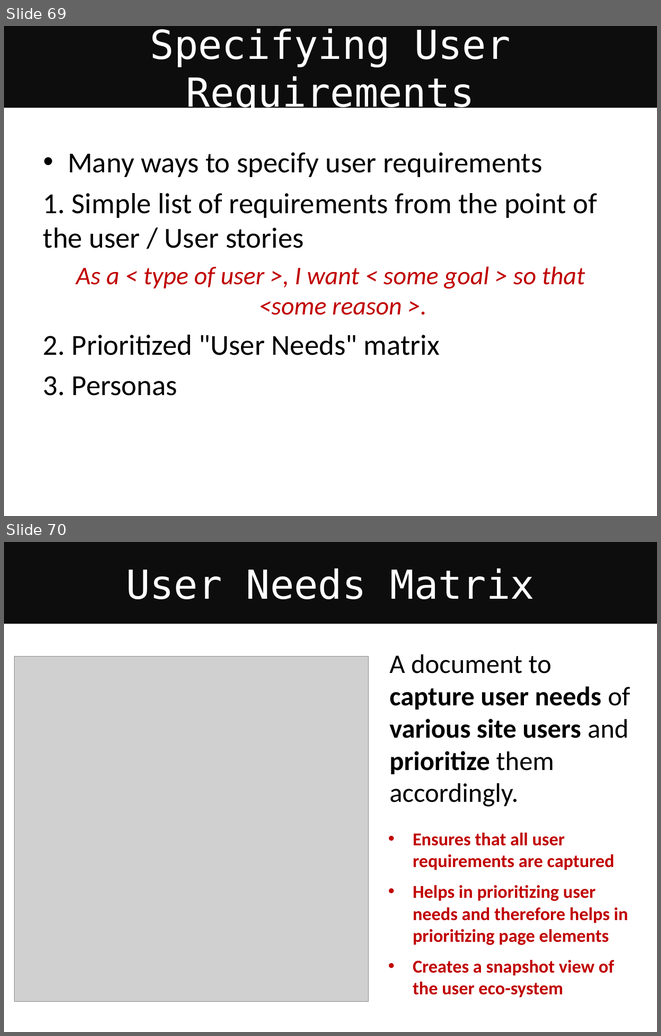
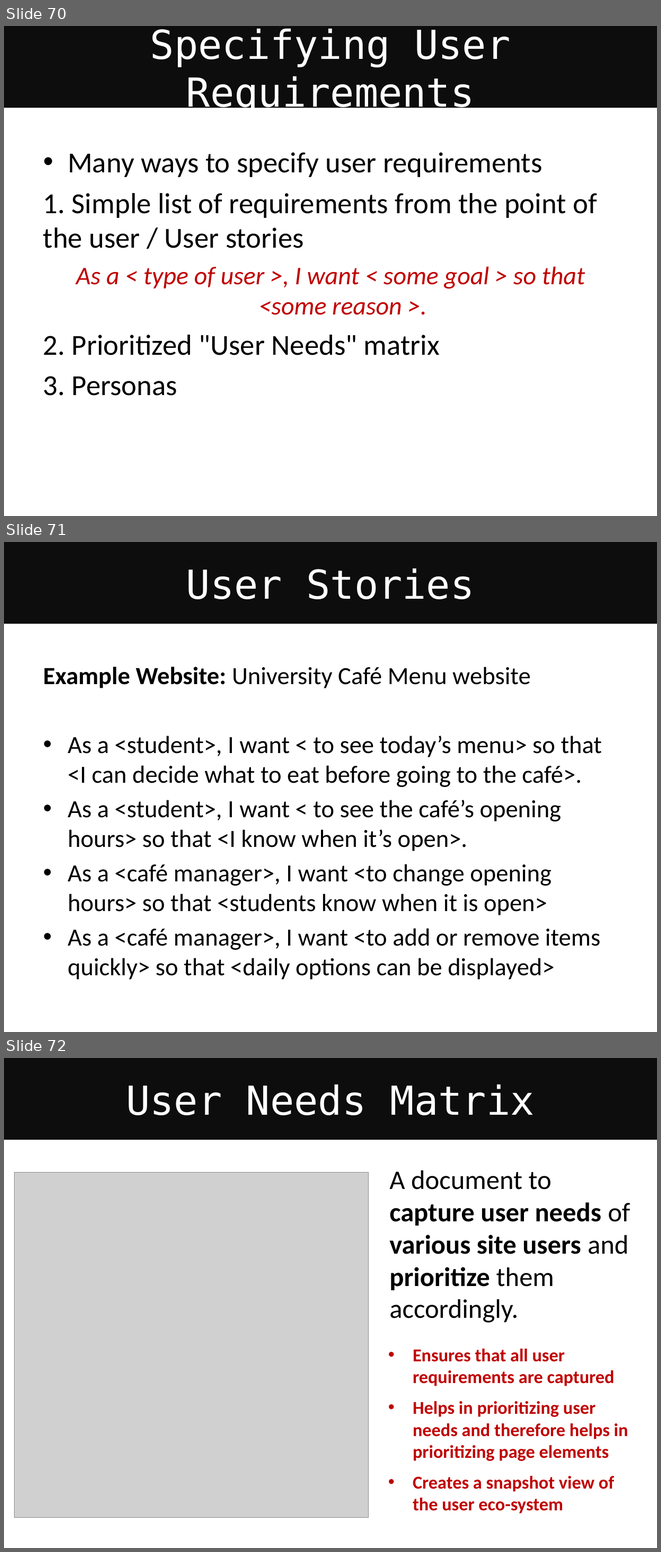
Before and after one commit to neverbiasu/awesome-uofg-msc-cs, a slide deck: materials/semester-2/COMPSCI5012-internet-technology/lectures/L1-IntroSysArchDBInfoArch.pptx. Shown one above the other, each under a label of ours: slides 69 and 70 before the commit, slides 70, 71 and 72 after it. The pictures are 661x1036 and 661x1552 pixels, drawn with LibreOffice and Linux fonts; fonts in the diff are those of the drawing; grey boxes stand for pictures. Boxes give left, top, right and bottom in pixels: in the first picture for what was removed or moved away, otherwise in the second. Text is boxed around its words. In the diff, an @@ line names an element or a change of style, - is before the commit and + after.

```diff
--- a/materials/semester-2/COMPSCI5012-internet-technology/lectures/L1-IntroSysArchDBInfoArch.pptx
+++ b/materials/semester-2/COMPSCI5012-internet-technology/lectures/L1-IntroSysArchDBInfoArch.pptx
@@ slide 71 added at [4, 542, 657, 1032], background #FFFFFF @@
@@ title added at [4, 542, 657, 624], fill #0D0D0D, 44 pt, text #FFFFFF @@
+User Stories
@@ text added at [43, 667, 602, 979], 27.2 pt, text #000000 @@
+Example Website: University Café Menu website
+• As a <student>, I want < to see today’s menu> so that <I can decide what to eat before going to the café>.
+• As a <student>, I want < to see the café’s opening hours> so that <I know when it’s open>.
+• As a <café manager>, I want <to change opening hours> so that <students know when it is open>
+• As a <café manager>, I want <to add or remove items quickly> so that <daily options can be displayed>
@@ what was slide 69 is now slide 70 @@
@@ what was slide 70 is now slide 72 @@
```
Also in this commit, not shown: 11 slides changed, 1 other slide added, 10 other files.
